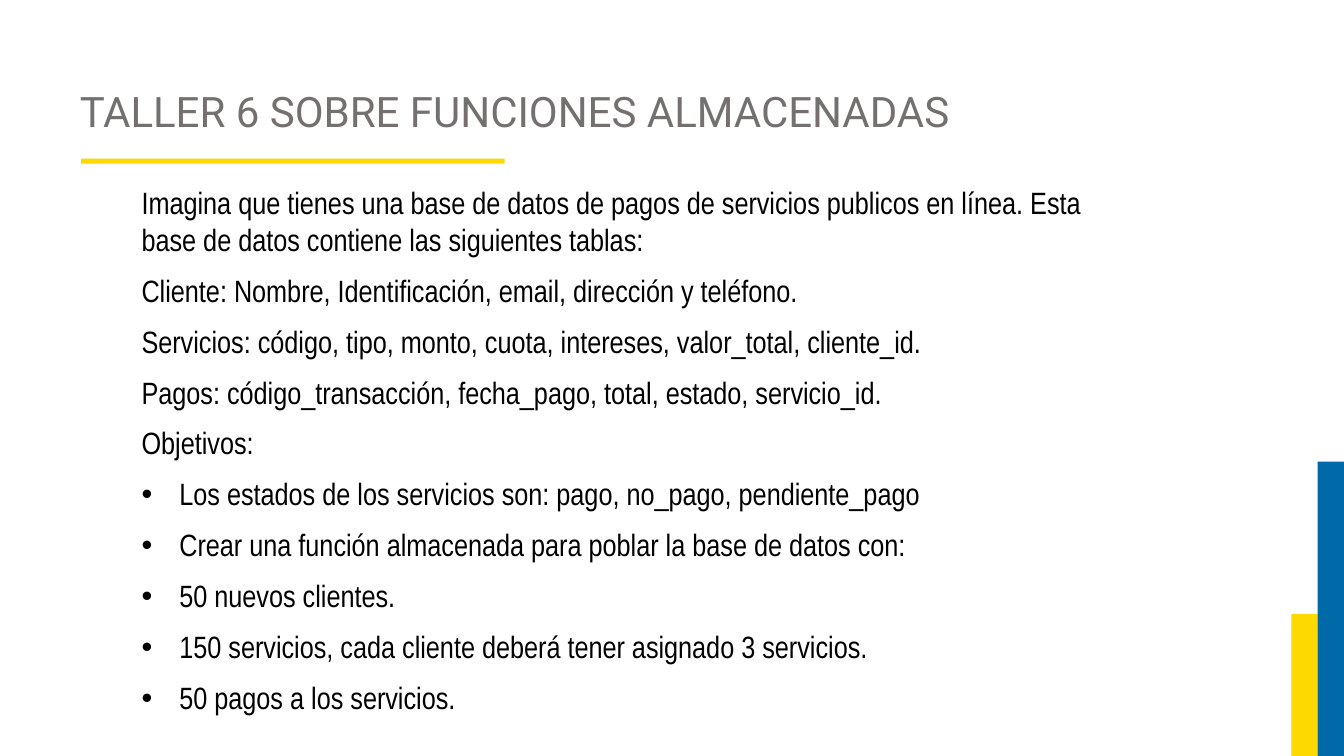
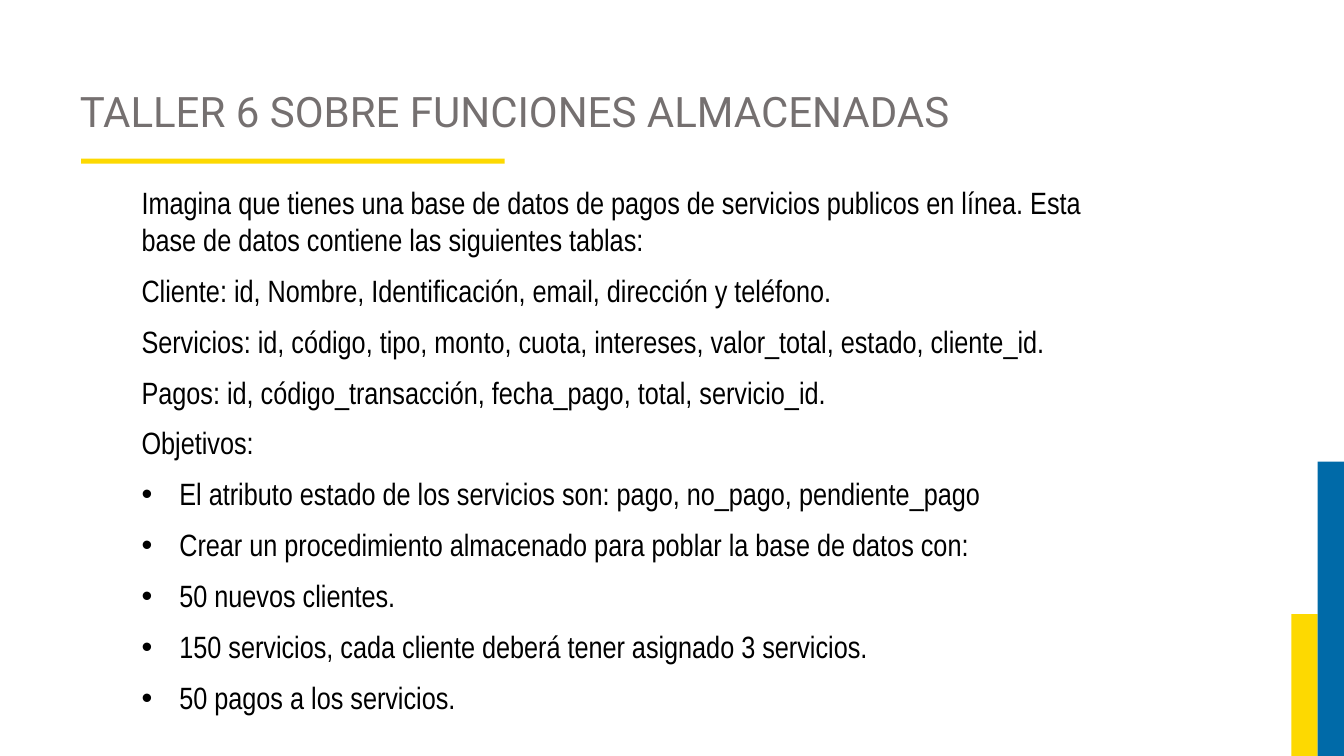
Before and after one commit to JorgeAlejandroAguirreGutierrez/proyecto-luis, a slide deck: slide 69 of Curso Base de Datos 2/DIAPOSITIVAS BASES DE DATOS 2.pptx (slide 68 before the commit). Drawn at 1344x756 pixels with LibreOffice and Linux fonts; fonts in the diff are those of the drawing; background and template pictures are left out. Boxes give left, top, right and bottom in pixels: in the first picture for what was removed or moved away, otherwise in the second. Text is boxed around its words. In the diff, an @@ line names an element or a change of style, - is before the commit and + after.

```diff
--- a/Curso Base de Datos 2/DIAPOSITIVAS BASES DE DATOS 2.pptx
+++ b/Curso Base de Datos 2/DIAPOSITIVAS BASES DE DATOS 2.pptx
@@ text at [142, 279, 1045, 410]: text changed @@
-Cliente: Nombre, Identificación, email, dirección y teléfono.
-Servicios: código, tipo, monto, cuota, intereses, valor_total, cliente_id.
-Pagos: código_transacción, fecha_pago, total, estado, servicio_id.
+Cliente: id, Nombre, Identificación, email, dirección y teléfono.
+Servicios: id, código, tipo, monto, cuota, intereses, valor_total, estado, cliente_id.
+Pagos: id, código_transacción, fecha_pago, total, servicio_id.
@@ text at [179, 482, 980, 563]: text changed @@
-• Los estados de los servicios son: pago, no_pago, pendiente_pago
-• Crear una función almacenada para poblar la base de datos con:
+• El atributo estado de los servicios son: pago, no_pago, pendiente_pago
+• Crear un procedimiento almacenado para poblar la base de datos con:
```
Also in this commit, not shown: 4 other slides changed, 16 slides added, 8 slides removed, 22 other files.
